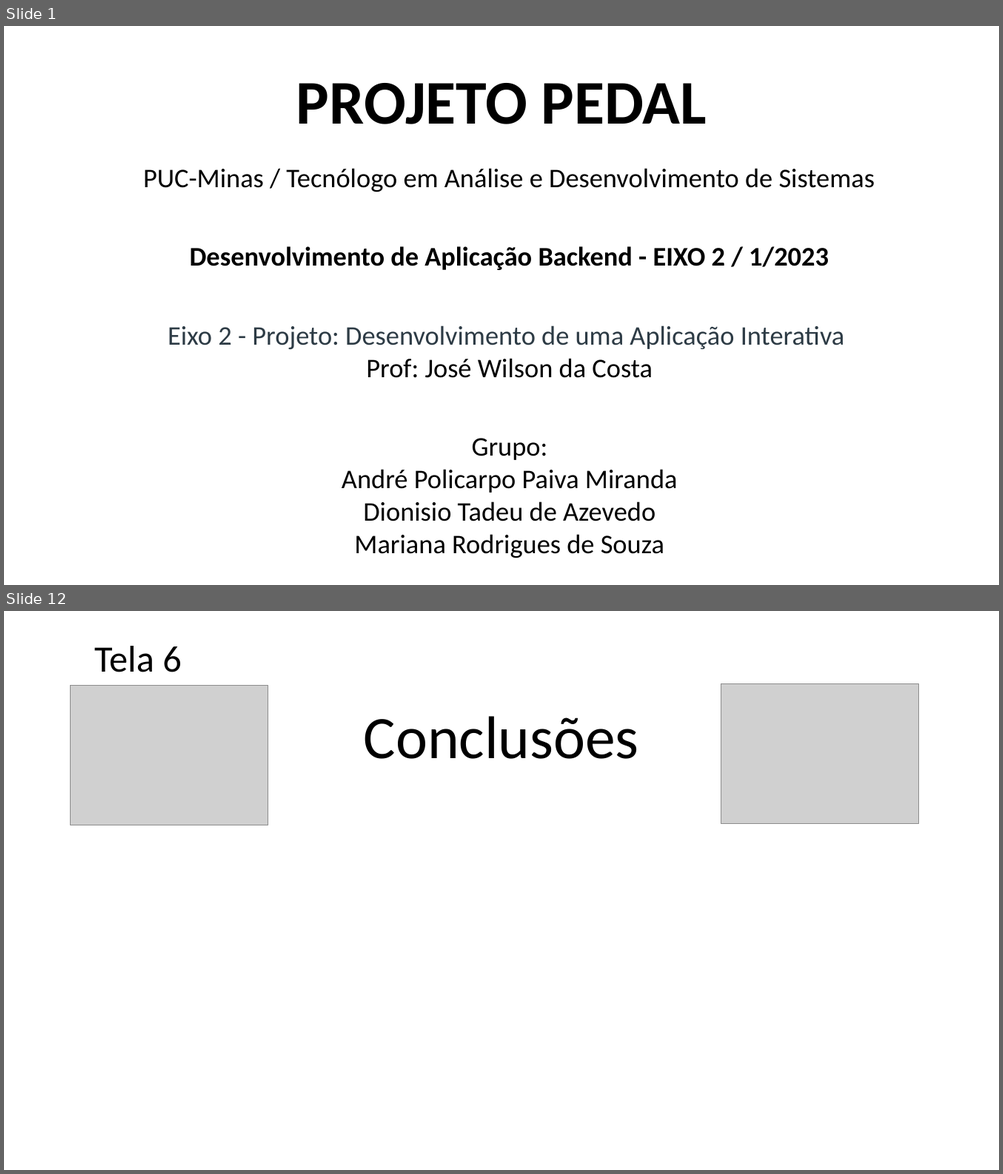
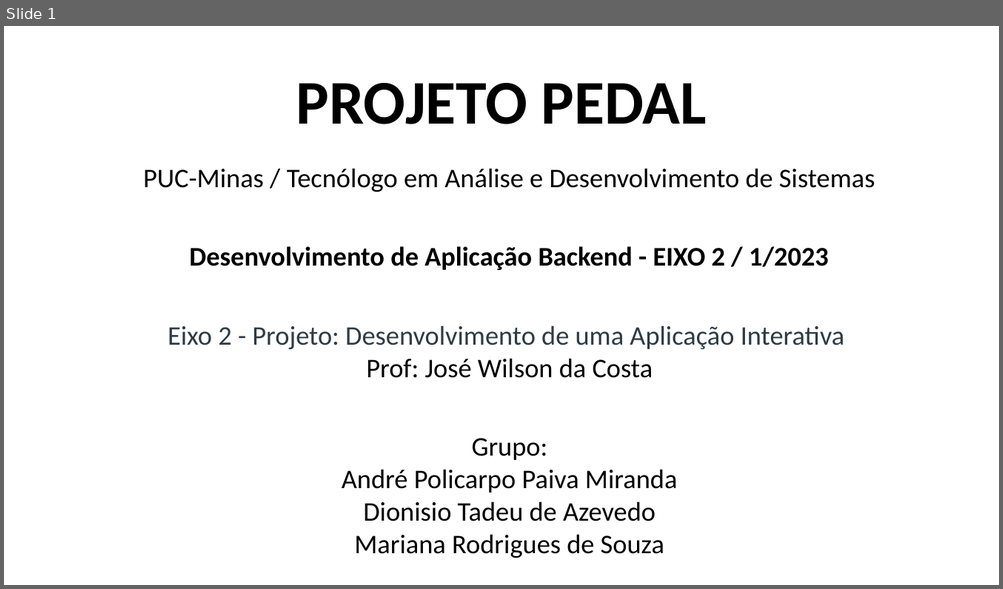
Before and after one commit to ICEI-PUC-Minas-PMV-ADS/pmv-ads-2023-1-e2-proj-int-t3-projeto-pedal-1, a slide deck: presentation/Apresentação_ProjetoPedal.pptx. Shown one above the other, each under a label of ours: slides 1 and 12 before the commit, slide 1 after it; the slides between them are not shown. The pictures are 1003x1174 and 1003x589 pixels, drawn with LibreOffice and Linux fonts; fonts in the diff are those of the drawing; grey boxes stand for pictures. Boxes give left, top, right and bottom in pixels: in the first picture for what was removed or moved away, otherwise in the second. Text is boxed around its words. In the diff, an @@ line names an element or a change of style, - is before the commit and + after.

```diff
--- a/presentation/Apresentação_ProjetoPedal.pptx
+++ b/presentation/Apresentação_ProjetoPedal.pptx
@@ slide 12 removed at box(4, 611, 999, 1170), background #FFFFFF @@
@@ text removed at box(94, 646, 182, 672) @@
-Tela 6
@@ picture removed at box(71, 686, 267, 825) @@
@@ picture removed at box(721, 684, 918, 823) @@
@@ text removed at box(364, 716, 639, 759) @@
-Conclusões
```
Also in this commit, not shown: 10 slides changed, 5 slides added, 1 other slide removed.
